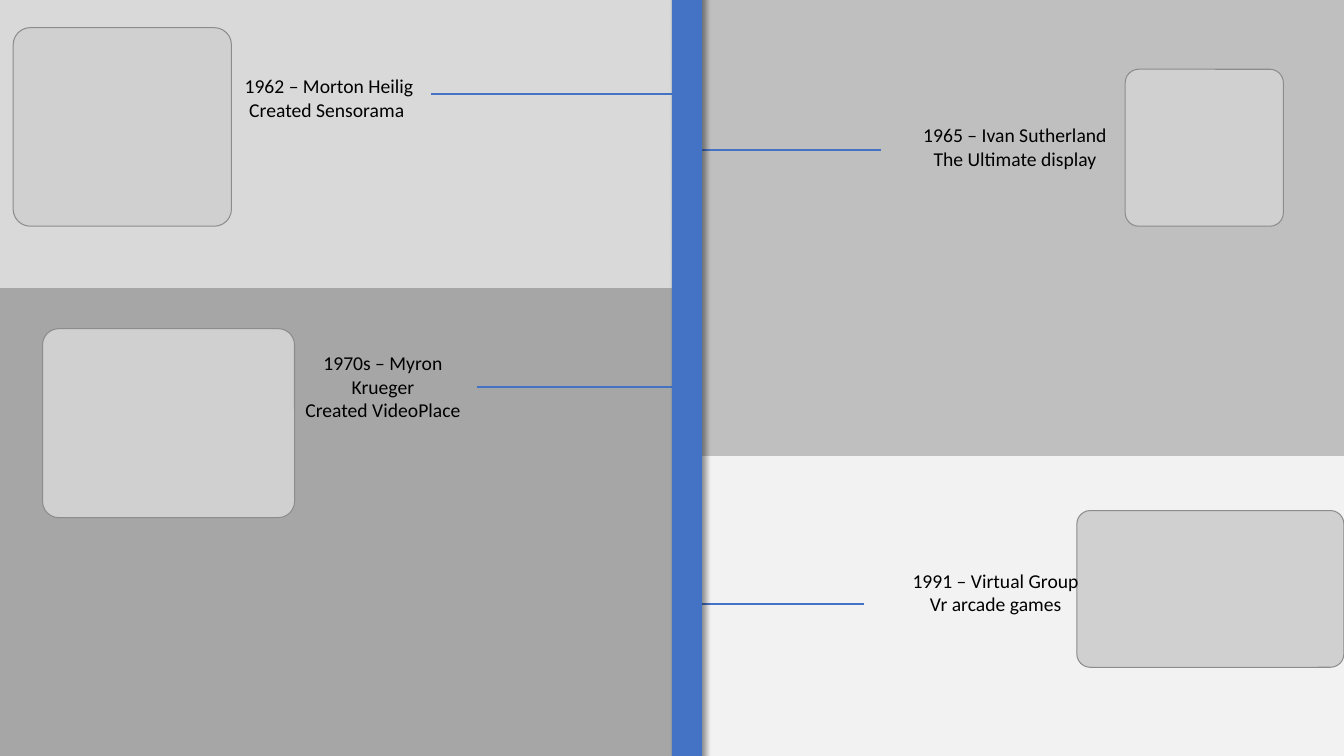
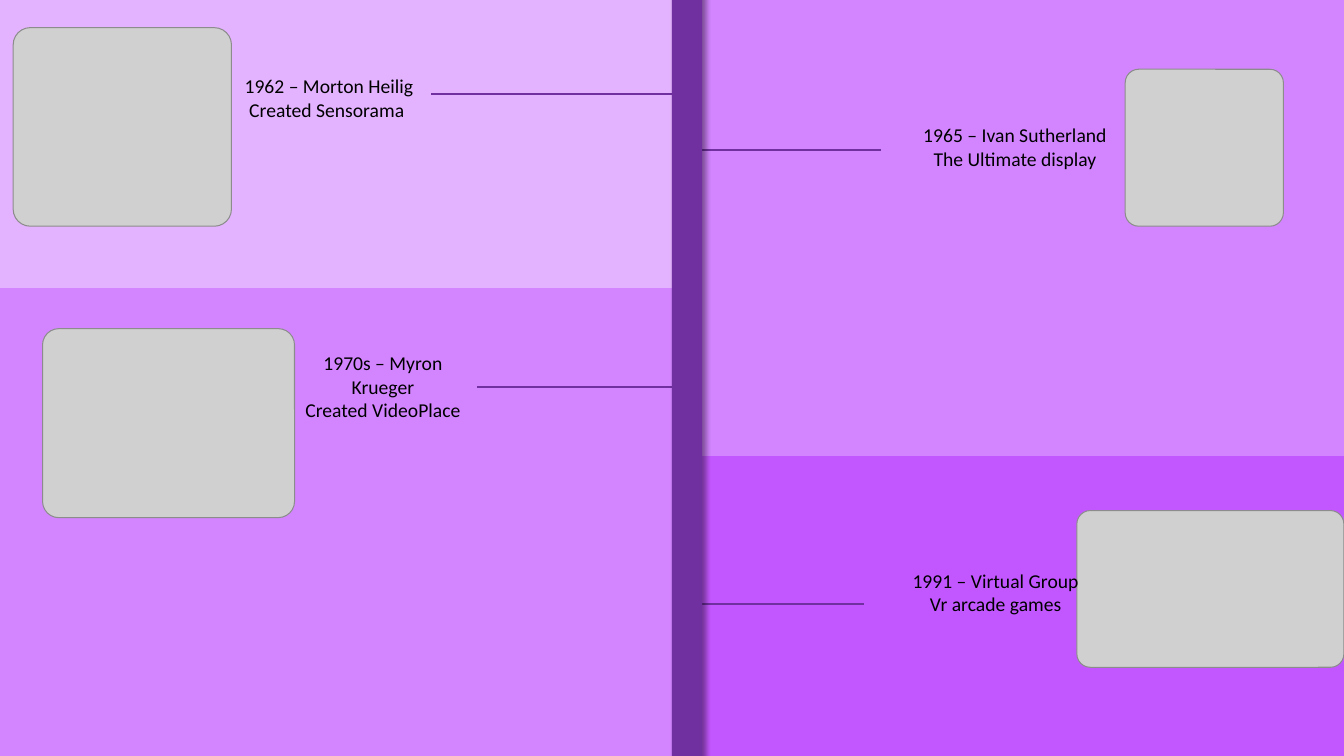
Before and after one commit to aaron020/vrproject, a slide deck: slide 3 of History and future.pptx. Drawn at 1344x756 pixels with LibreOffice and Linux fonts; fonts in the diff are those of the drawing; grey boxes stand for pictures. Boxes give left, top, right and bottom in pixels: in the first picture for what was removed or moved away, otherwise in the second. Text is boxed around its words. In the diff, an @@ line names an element or a change of style, - is before the commit and + after.

Commit message:
Final version history/future

```diff
--- a/History and future.pptx
+++ b/History and future.pptx
@@ rectangle at [0, 0, 691, 288]: fill #D9D9D9 to #E4B3FF @@
@@ rectangle at [673, 0, 703, 756]: fill #4472C4 to #7030A0 @@
@@ rectangle at [691, 0, 1344, 456]: fill #BFBFBF to #D385FF @@
@@ line (690, 94) - (432, 94): stroke #4472C4 1.5 pt to #7030A0 1.5 pt @@
@@ line (690, 150) - (881, 150): stroke #4472C4 1.5 pt to #7030A0 1.5 pt @@
@@ rectangle at [0, 288, 691, 756]: fill #A6A6A6 to #D385FF @@
@@ line (690, 387) - (477, 387): stroke #4472C4 1.5 pt to #7030A0 1.5 pt @@
@@ rectangle at [691, 456, 1344, 756]: fill #F2F2F2 to #C357FF @@
@@ line (690, 604) - (864, 604): stroke #4472C4 1.5 pt to #7030A0 1.5 pt @@
```
Also in this commit, not shown: 2 other slides changed, 1 slide added.
